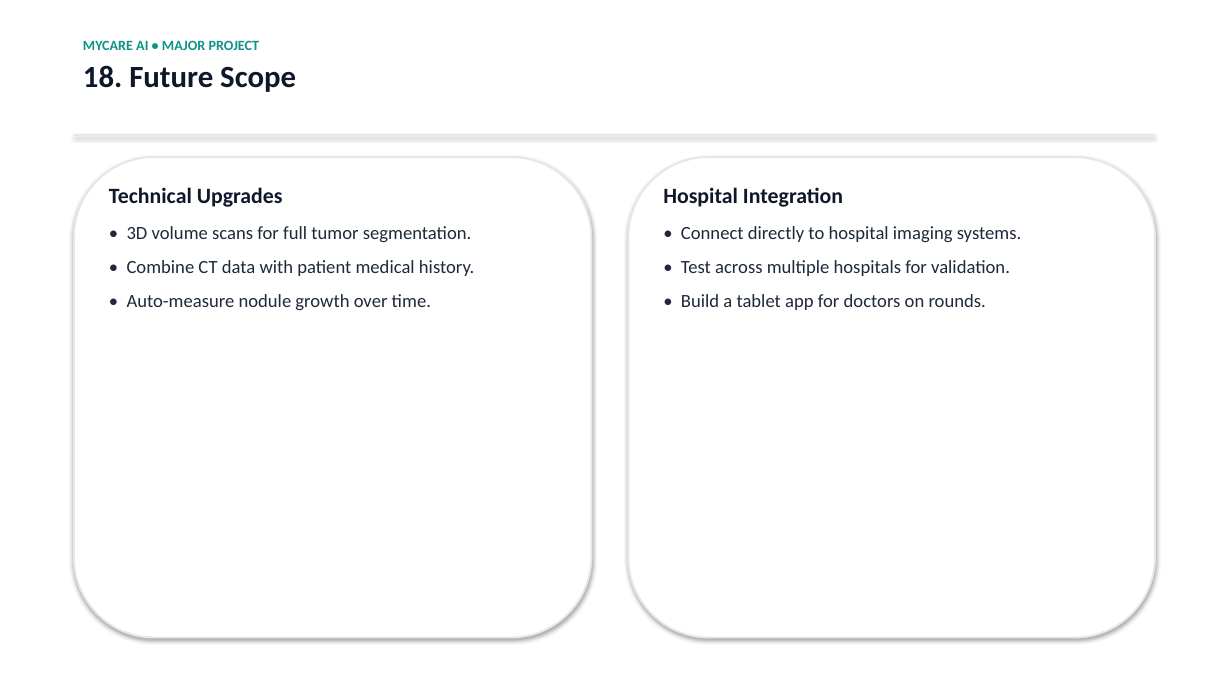
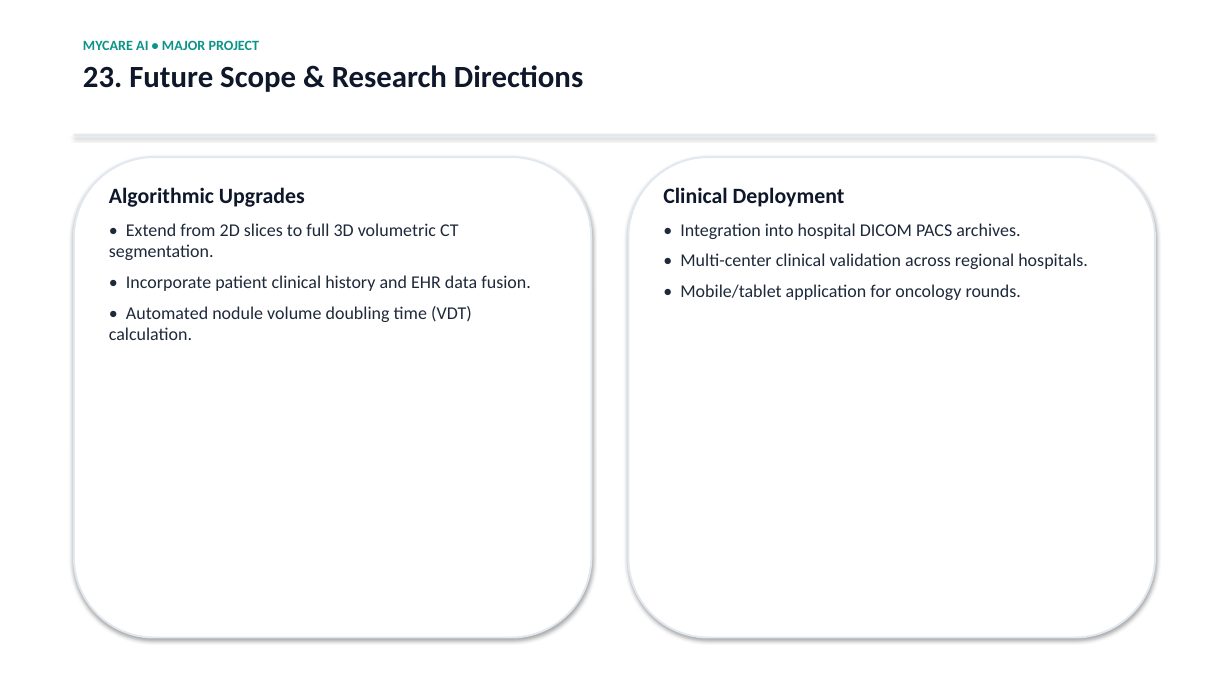
Before and after one commit to vinithram2/MyCare-Lung-Cancer-Detection, a slide deck: slide 24 of Project_Documents/MyCare_Lung_Cancer_Detection_Full.pptx (slide 19 before the commit). Drawn at 1232x693 pixels with LibreOffice and Linux fonts; fonts in the diff are those of the drawing. Boxes give left, top, right and bottom in pixels: in the first picture for what was removed or moved away, otherwise in the second. Text is boxed around its words. In the diff, an @@ line names an element or a change of style, - is before the commit and + after.

Commit message:
Add full experimental results: Confusion Matrix, ROC-AUC curves, and 15 Grad-CAM CT scan cases to PPT

```diff
--- a/Project_Documents/MyCare_Lung_Cancer_Detection_Full.pptx
+++ b/Project_Documents/MyCare_Lung_Cancer_Detection_Full.pptx
@@ text at (x1=83, y1=65, x2=583, y2=92): text changed @@
-18. Future Scope
+23. Future Scope & Research Directions
@@ text at (x1=109, y1=187, x2=531, y2=340): text changed; size 14.5 to 14 pt @@
-Technical Upgrades
-• 3D volume scans for full tumor segmentation.
-• Combine CT data with patient medical history.
-• Auto-measure nodule growth over time.
+Algorithmic Upgrades
+• Extend from 2D slices to full 3D volumetric CT segmentation.
+• Incorporate patient clinical history and EHR data fusion.
+• Automated nodule volume doubling time (VDT) calculation.
@@ text at (x1=663, y1=187, x2=1088, y2=300): text changed; size 14.5 to 14 pt @@
-Hospital Integration
-• Connect directly to hospital imaging systems.
-• Test across multiple hospitals for validation.
-• Build a tablet app for doctors on rounds.
+Clinical Deployment
+• Integration into hospital DICOM PACS archives.
+• Multi-center clinical validation across regional hospitals.
+• Mobile/tablet application for oncology rounds.
```
Also in this commit, not shown: 14 other slides changed, 11 slides added, 13 slides removed, 6 other files.
